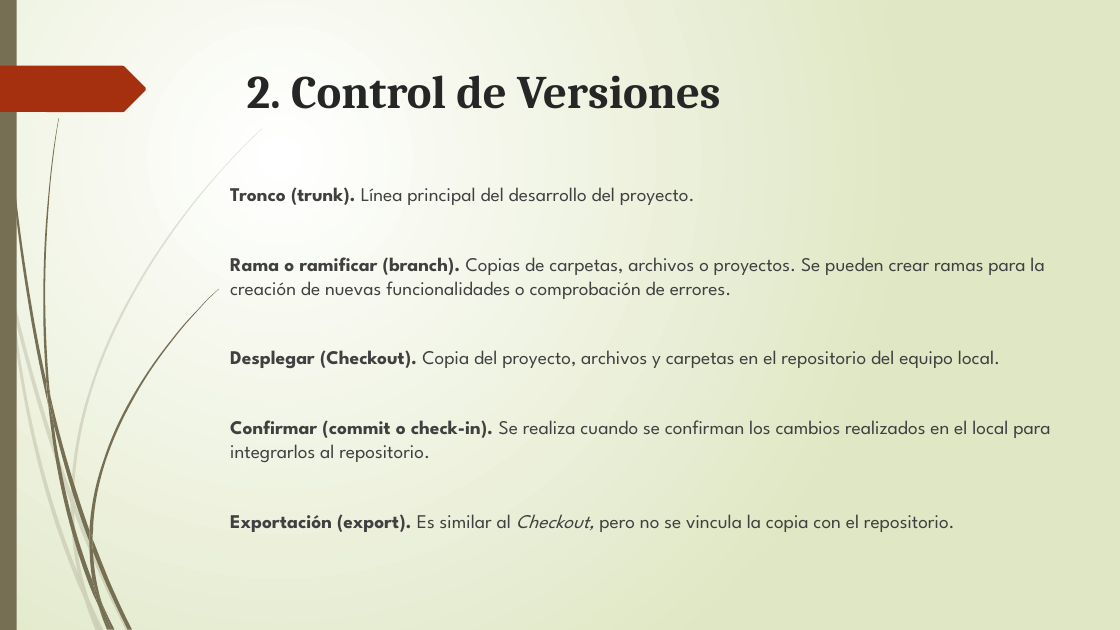
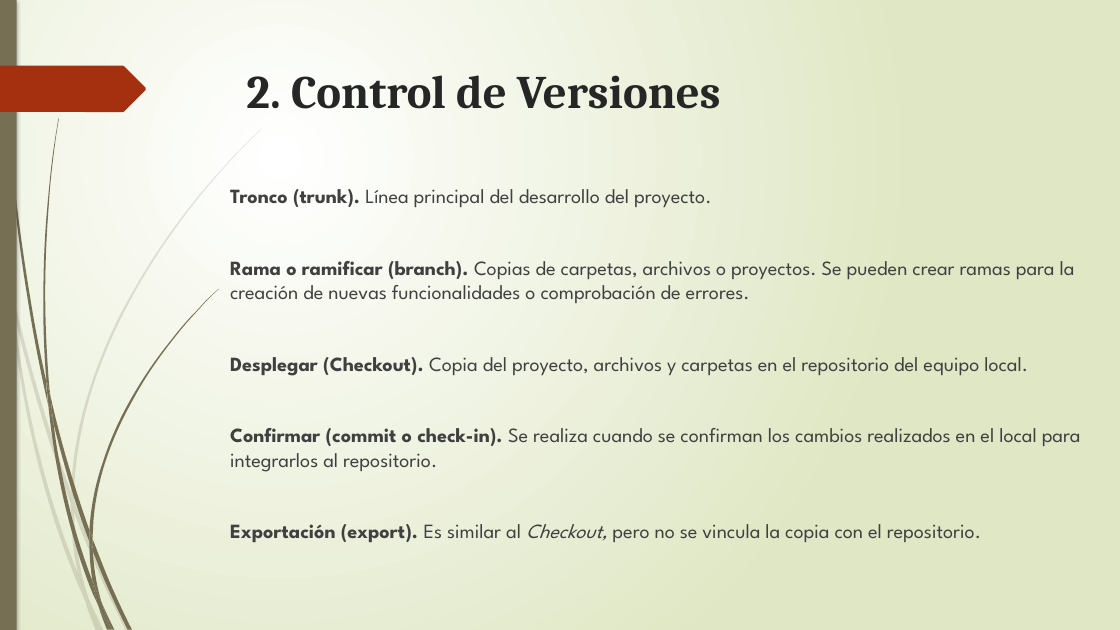
Before and after one commit to marcosremon/dam1, a slide deck: slide 7 of Entornos de desarrollos/UD4 - Control De Versiones GIT y GITHUB/ÙD4 apuntes parte 1.pptx. Drawn at 1120x630 pixels with LibreOffice and Linux fonts; fonts in the diff are those of the drawing. Boxes give left, top, right and bottom in pixels: in the first picture for what was removed or moved away, otherwise in the second. Text is boxed around its words. In the diff, an @@ line names an element or a change of style, - is before the commit and + after.

```diff
--- a/Entornos de desarrollos/UD4 - Control De Versiones GIT y GITHUB/ÙD4 apuntes parte 1.pptx
+++ b/Entornos de desarrollos/UD4 - Control De Versiones GIT y GITHUB/ÙD4 apuntes parte 1.pptx
@@ background gradient #FFFFFF to #DFE8C4 to gradient #FFFFFF to #DFE7C4 @@
@@ rectangle at box(0, 0, 17, 630): shadow on @@
@@ outline redrawn in 5 elements at box(12, 290, 71, 503), box(9, 294, 85, 600), box(71, 129, 262, 501), box(3, 0, 48, 404), box(0, 66, 146, 112) @@
@@ text "Tronco (trunk). Línea principal del ..." at box(230, 189, 1081, 542): size 16.6 to 17.3 pt @@
```
Also in this commit, not shown: 24 other slides changed, 6 other files.
